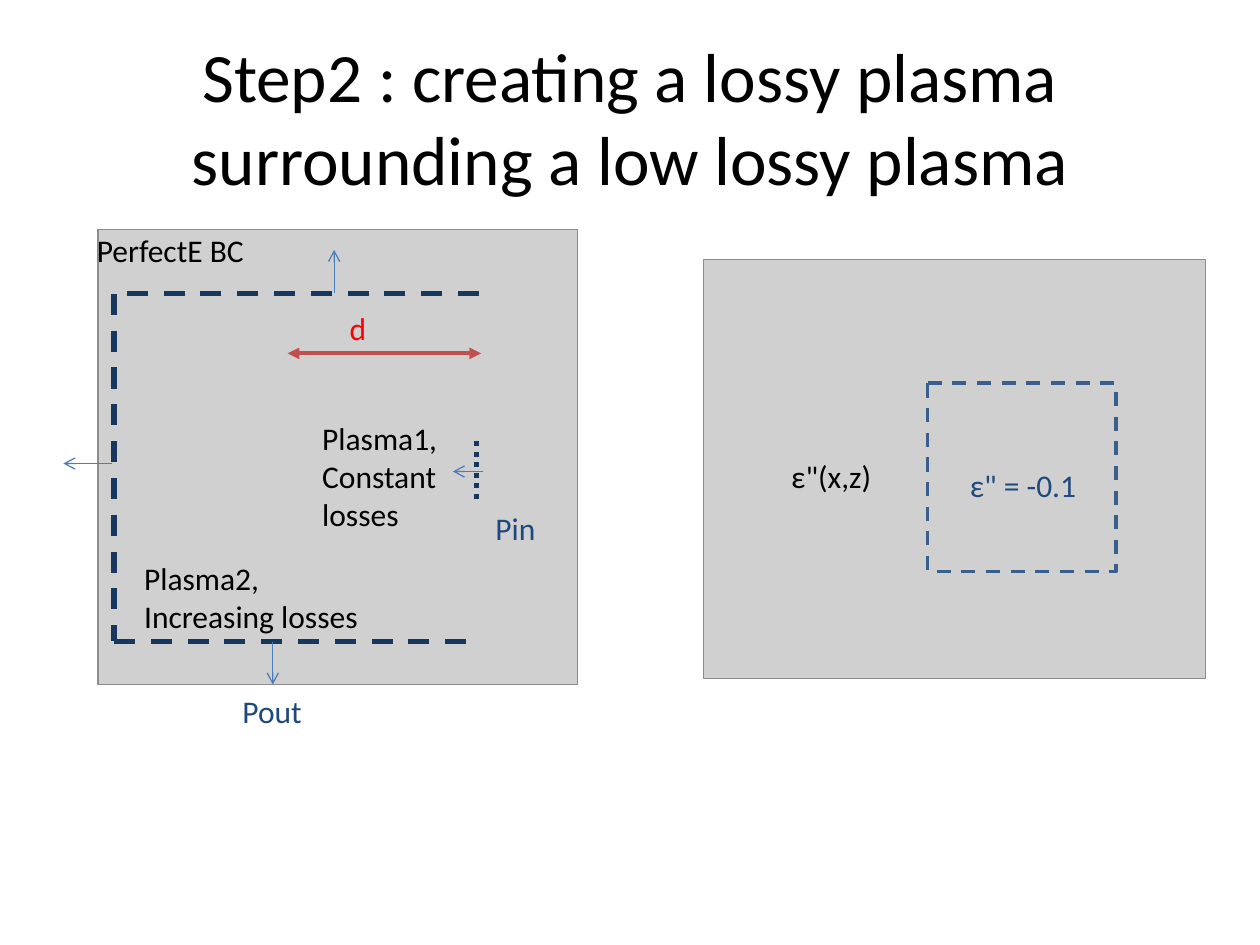
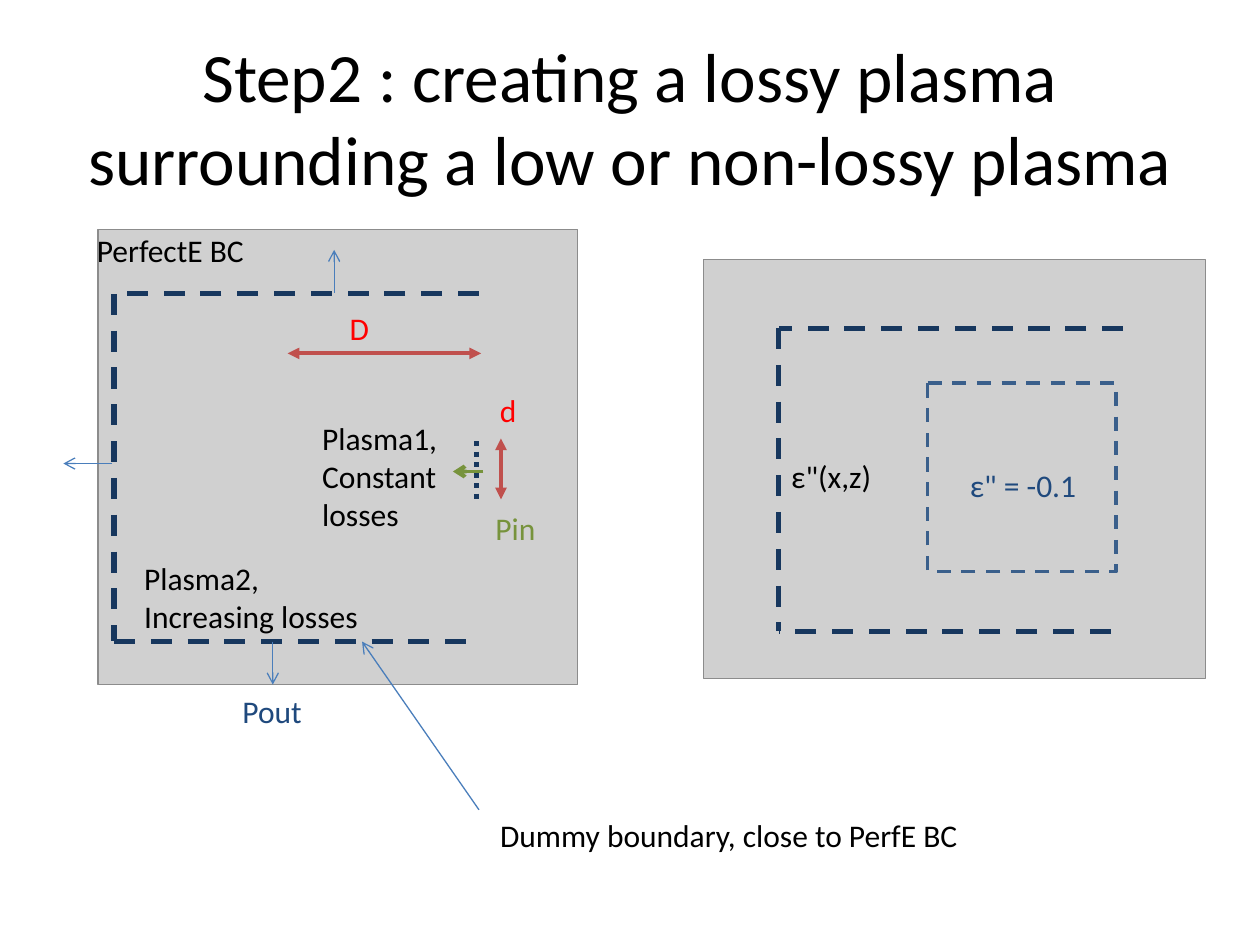
Before and after one commit to jhillairet/SOFT2018_Cold_Plasma_Modeling, a slide deck: slide 5 of Test Configurations/Results.pptx. Drawn at 1260x945 pixels with LibreOffice and Linux fonts; fonts in the diff are those of the drawing; grey boxes stand for pictures. Boxes give left, top, right and bottom in pixels: in the first picture for what was removed or moved away, otherwise in the second. Text is boxed around its words. In the diff, an @@ line names an element or a change of style, - is before the commit and + after.

```diff
--- a/Test Configurations/Results.pptx
+++ b/Test Configurations/Results.pptx
@@ title at (88, 54, 1171, 197): text changed @@
-Step2 : creating a lossy plasma surrounding a low lossy plasma
+Step2 : creating a lossy plasma surrounding a low or non-lossy plasma
@@ text at (350, 319, 369, 340): text changed @@
-d
+D
@@ line added from (1123, 329) to (779, 329), #17375E 3 pt dashed @@
@@ line added from (779, 328) to (779, 631), #17375E 3 pt dashed @@
@@ text added at (500, 400, 517, 422), 18 pt, text #FF0000 @@
+d
@@ double arrow added from (501, 438) to (501, 499), #C0504D 2.25 pt @@
@@ arrow (484, 471) - (452, 471): stroke #4B7EBC 0.75 pt to #77933C 2.25 pt @@
@@ text "Pin" at (495, 518, 535, 540): text colour #1F497D to #77933C @@
@@ arrow added from (479, 810) to (362, 641), #4B7EBC 0.75 pt @@
@@ line added from (1110, 631) to (779, 631), #17375E 3 pt dashed @@
@@ text added at (500, 825, 957, 852), 18 pt, text #000000 @@
+Dummy boundary, close to PerfE BC
```
Also in this commit, not shown: 2 other slides changed, 3 slides added, 1 slide removed.
